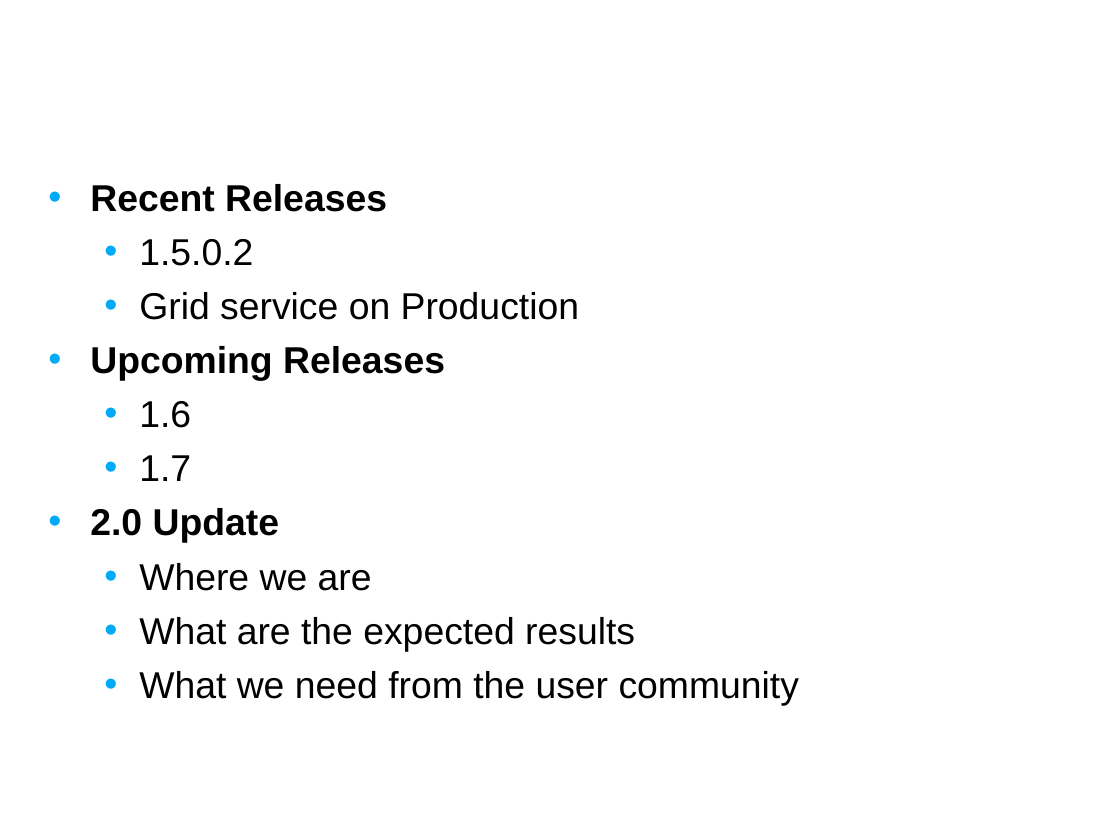
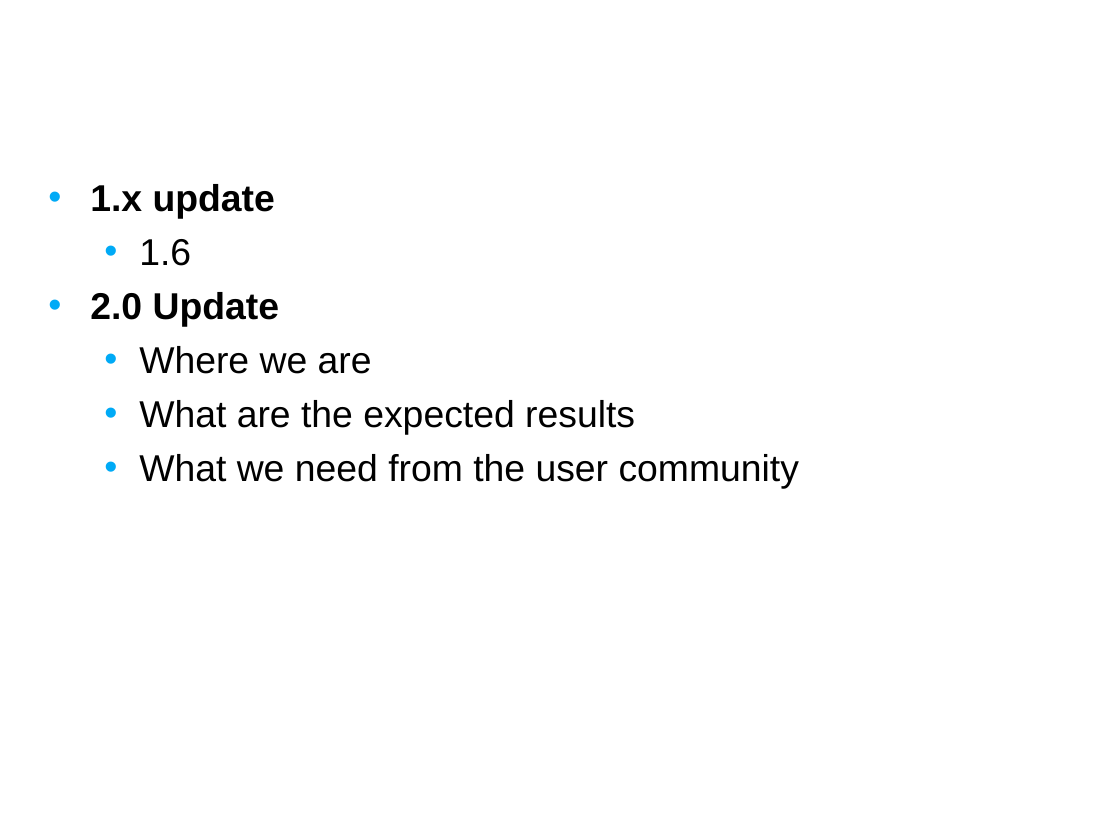
Before and after one commit to NCIP/caarray-docs, a slide deck: slide 2 of project_management/open_meetings/caArray User Community Meeting Oct17.ppt. Drawn at 1120x840 pixels with LibreOffice and Linux fonts; fonts in the diff are those of the drawing; background and template pictures are left out. Boxes give left, top, right and bottom in pixels: in the first picture for what was removed or moved away, otherwise in the second. Text is boxed around its words. In the diff, an @@ line names an element or a change of style, - is before the commit and + after.

```diff
--- a/project_management/open_meetings/caArray User Community Meeting Oct17.ppt
+++ b/project_management/open_meetings/caArray User Community Meeting Oct17.ppt
@@ text at [90,184,275,218]: text changed @@
-• Recent Releases
-  • 1.5.0.2
-  • Grid service on Production
-• Upcoming Releases
+• 1.x update
@@ text at [139,455,191,481]: paragraph removed @@
-  • 1.7
```
Also in this commit, not shown: 1 slide added, 1 slide removed.
